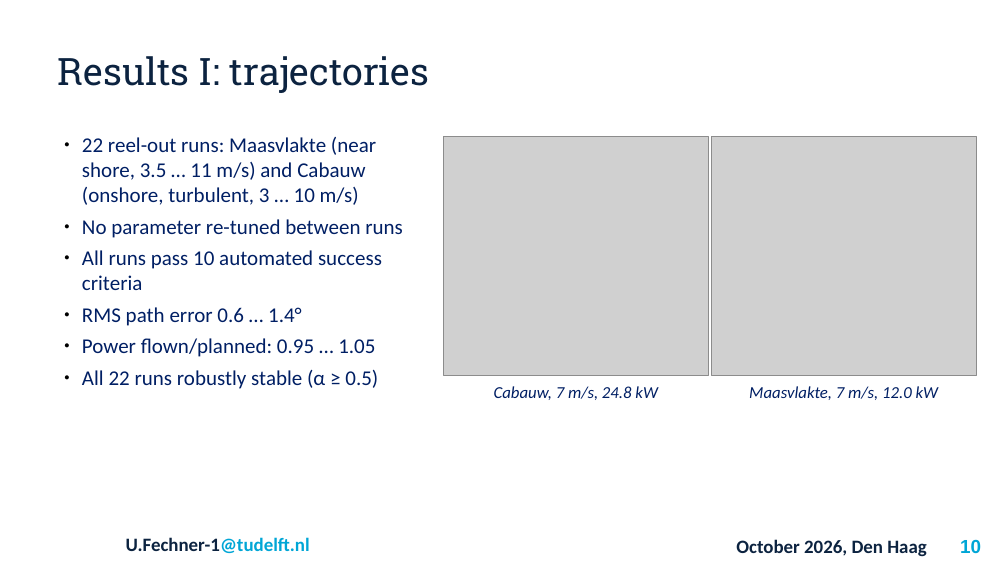
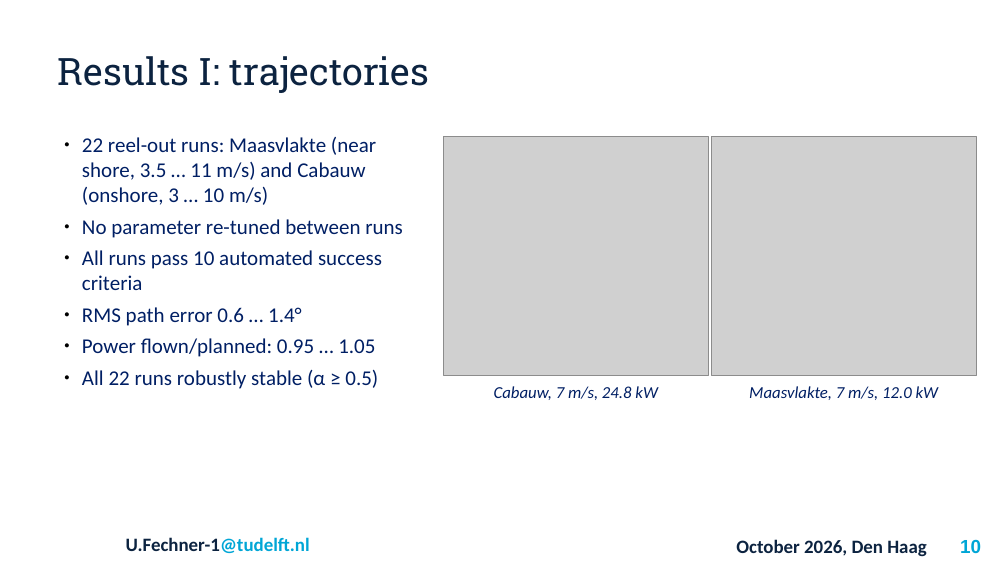
Before and after one commit to OpenSourceAWE/SimpleKiteControllers.jl, a slide deck: slide 10 of presentation/Robust_kite_control_Fechner.odp. Drawn at 1008x567 pixels with LibreOffice and Linux fonts; fonts in the diff are those of the drawing; grey boxes stand for pictures; background and template pictures are left out. Boxes give left, top, right and bottom in pixels: in the first picture for what was removed or moved away, otherwise in the second. Text is boxed around its words. In the diff, an @@ line names an element or a change of style, - is before the commit and + after.

```diff
--- a/presentation/Robust_kite_control_Fechner.odp
+++ b/presentation/Robust_kite_control_Fechner.odp
@@ text at (82, 137, 376, 205): text changed @@
-● 22 reel-out runs: Maasvlakte (near shore, 3.5 … 11 m/s) and Cabauw (onshore, turbulent, 3 … 10 m/s)
+● 22 reel-out runs: Maasvlakte (near shore, 3.5 … 11 m/s) and Cabauw (onshore, 3 … 10 m/s)
```
Also in this commit, not shown: 1 other slide changed, 2 other files.
